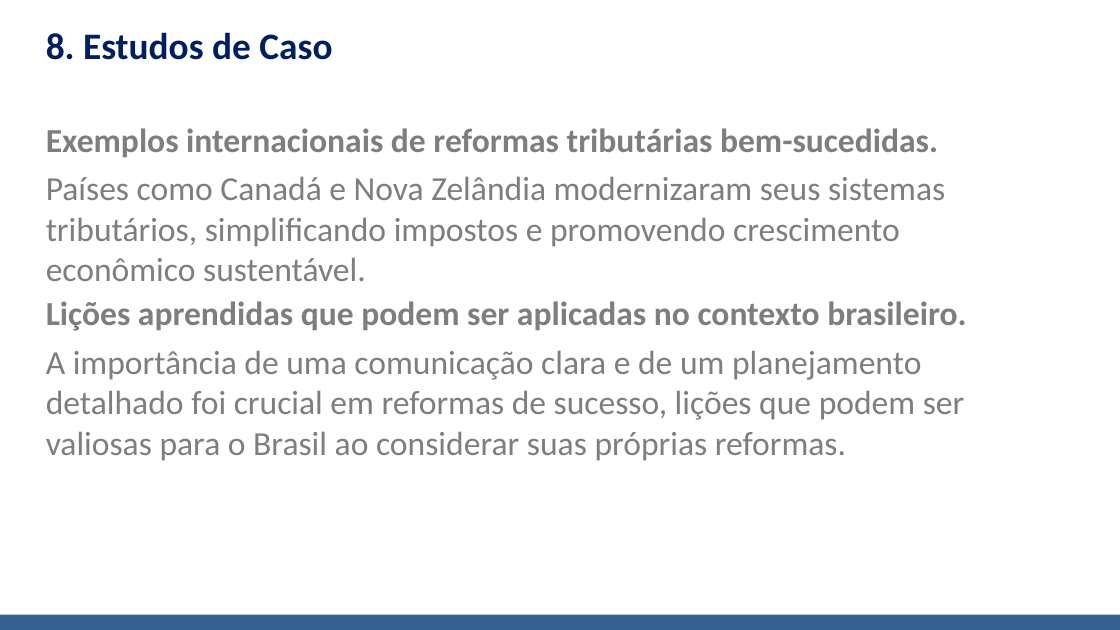
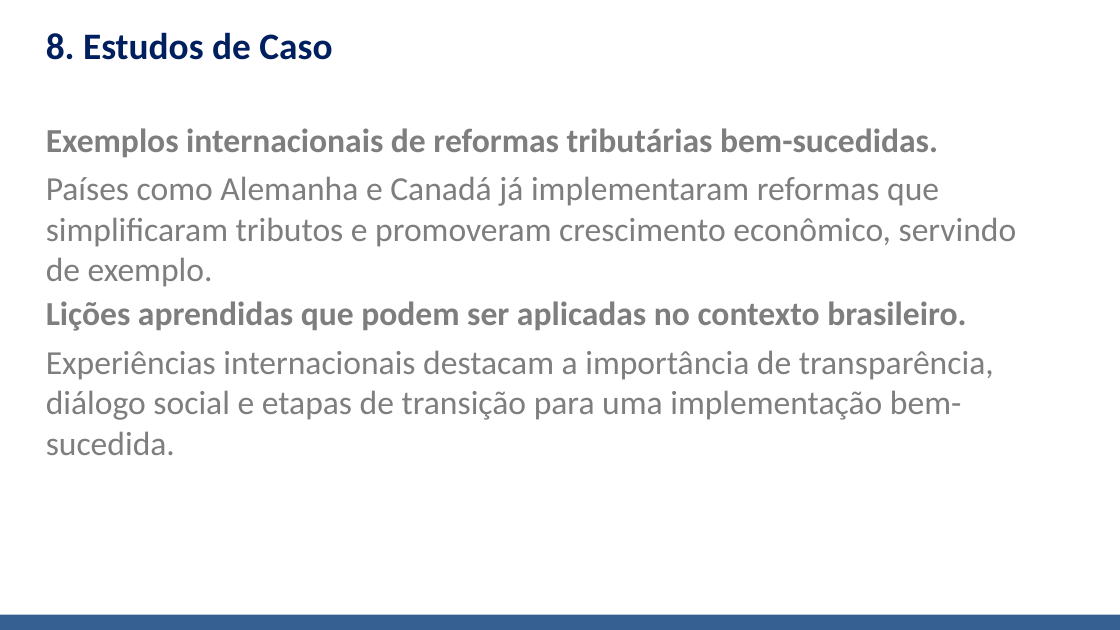
Before and after one commit to Arthur5252/apresentacao_ia, a slide deck: slide 9 of apresentacao.pptx. Drawn at 1120x630 pixels with LibreOffice and Linux fonts; fonts in the diff are those of the drawing; background and template pictures are left out. Boxes give left, top, right and bottom in pixels: in the first picture for what was removed or moved away, otherwise in the second. Text is boxed around its words. In the diff, an @@ line names an element or a change of style, - is before the commit and + after.

```diff
--- a/apresentacao.pptx
+++ b/apresentacao.pptx
@@ text at [46, 176, 1017, 287]: text changed @@
-Países como Canadá e Nova Zelândia modernizaram seus sistemas tributários, simplificando impostos e promovendo crescimento econômico sustentável.
+Países como Alemanha e Canadá já implementaram reformas que simplificaram tributos e promoveram crescimento econômico, servindo de exemplo.
@@ text at [46, 350, 994, 455]: text changed @@
-A importância de uma comunicação clara e de um planejamento detalhado foi crucial em reformas de sucesso, lições que podem ser valiosas para o Brasil ao considerar suas próprias reformas.
+Experiências internacionais destacam a importância de transparência, diálogo social e etapas de transição para uma implementação bem-sucedida.
```
Also in this commit, not shown: 9 other slides changed, 5 other files.
